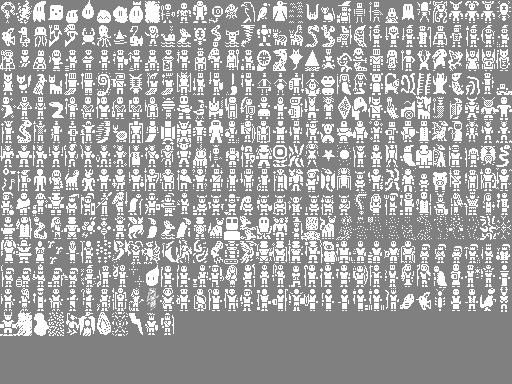
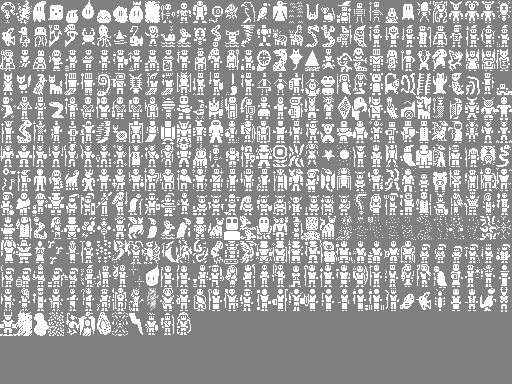
The second 512 x 384 image is a revision of the first. Changes to its layers:
painted on "creature_sprites.png" over [177, 312, 191, 335]
